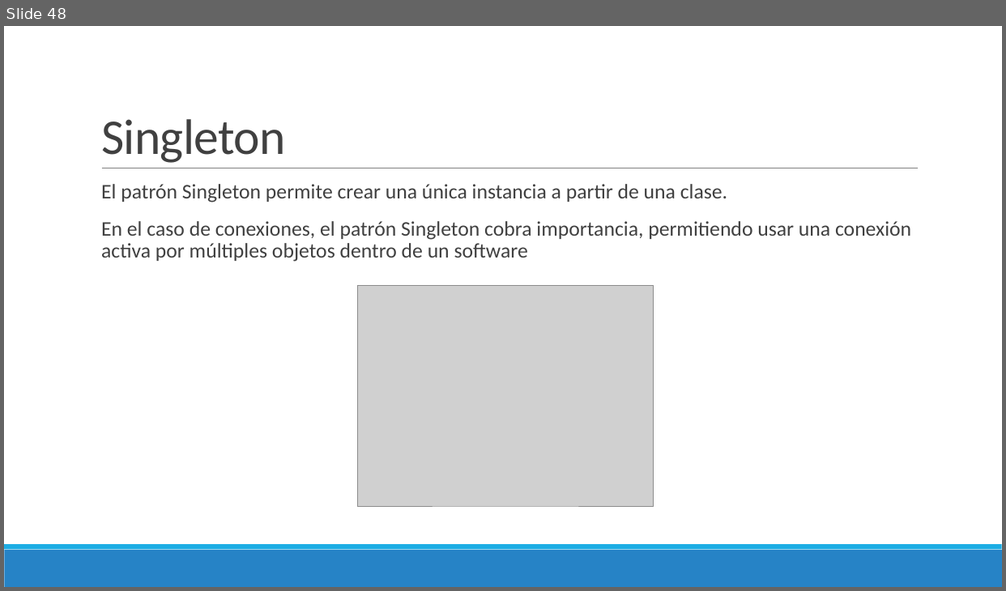
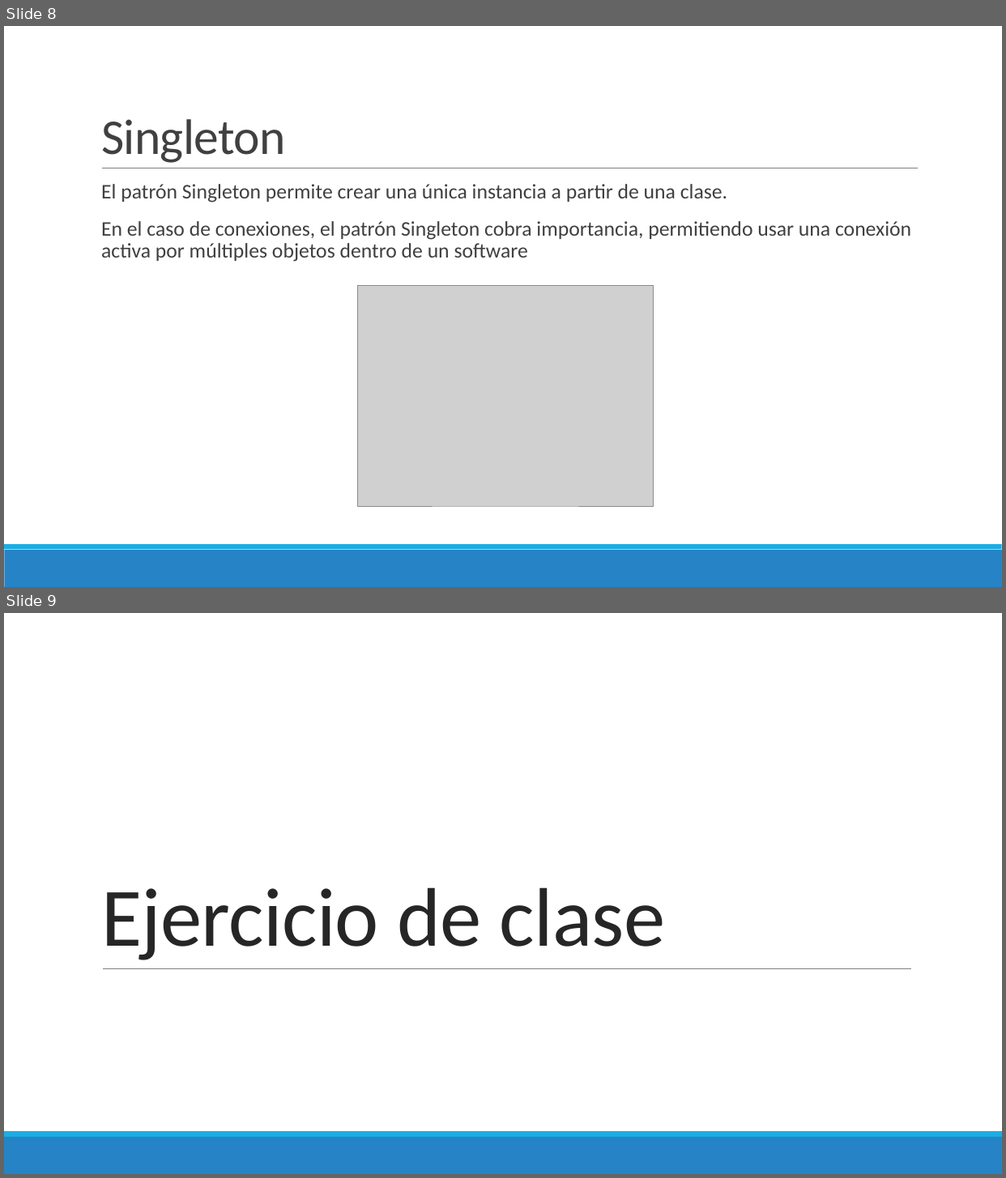
Before and after one commit to Domiciano/ProgramRed192, a slide deck: Clase2/Presentación.pptx. Shown one above the other, each under a label of ours: slide 48 before the commit, slides 8 and 9 after it. The pictures are 1006x591 and 1006x1178 pixels, drawn with LibreOffice and Linux fonts; fonts in the diff are those of the drawing; grey boxes stand for pictures. Boxes give left, top, right and bottom in pixels: in the first picture for what was removed or moved away, otherwise in the second. Text is boxed around its words. In the diff, an @@ line names an element or a change of style, - is before the commit and + after.

```diff
--- a/Clase2/Presentación.pptx
+++ b/Clase2/Presentación.pptx
@@ slide 9 added at [4, 613, 1002, 1174], background #FFFFFF; not listed: 2 template elements that a slide beside it also shows @@
@@ title added at [101, 888, 665, 960], 80 pt, text #262626 @@
+Ejercicio de clase
@@ line added from (103, 969) to (911, 969), #808080 0.5 pt @@
@@ what was slide 48 is now slide 8 @@
```
Also in this commit, not shown: 2 slides changed, 1 other slide added, 1 other file.
